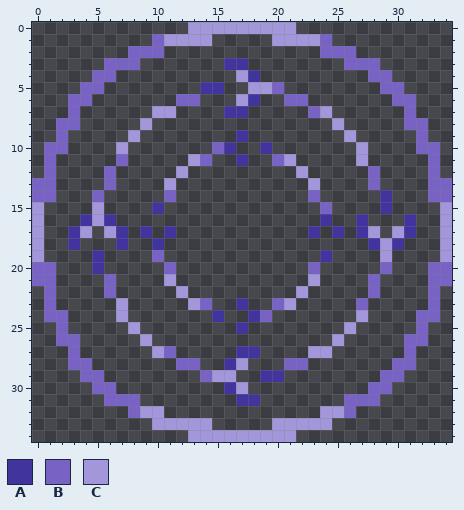
Pixel-art sprite, stored at WardenClass/RuneCircles/CorruptionRuneCircle.png. The picture above is the old version.
The file is 70x70 pixels, drawn in blocks of 2x2; one block is one cell here.
Palette (. is transparent): A #41349c  B #7863c5  C #a396db
Pixels before, first column x 0:
 0 .............CCCCCCCCC.............
 1 ..........BCCCC.....CCCCB..........
 2 ........BBB.............BBB........
 3 ......BBB.......AA........BBB......
 4 .....BB..........CA.........BB.....
 5 ....BB........AA..CCB........BB....
 6 ...BB.......BB...CA..BB.......BB...
 7 ...B......CC....AA.....BC......B...
 8 ..BB.....C...............C.....BB..
 9 ..B.....C........A........C.....B..
10 .BB....C.......BA..A.......C....BB.
11 .B.....B.....CB..A..BC.....C.....B.
12 .B....B.....C.........C.....B....B.
13 BB....B....C...........C....B....BB
14 BB...B.....B...........B.....A...BB
15 C....C....A.............B....A....C
16 C...ACA.................A..A...A..C
17 C..AC.CA.A.A...........A.A.AC.CA..C
18 C..A...A..A.................ACA...C
19 C....A....B.............A....C....C
20 BB...A.....B...........B.....B...BB
21 BB....B....C...........C....B....BB
22 .B....B.....C.........C.....B....B.
23 .B.....C.....CB..A..BC.....B.....B.
24 .BB....C.......A..AB.......C....BB.
25 ..B.....C........A........C.....B..
26 ..BB.....C...............C.....BB..
27 ...B......CB.....AA....CC......B...
28 ...BB.......BB..AC...BB.......BB...
29 ....BB........BCC..AA........BB....
30 .....BB.........AC..........BB.....
31 ......BBB........AA.......BBB......
32 ........BCC.............CCB........
33 ..........CCCCC.....CCCCC..........
34 .............CCCCCCCCC.............
After the commit:
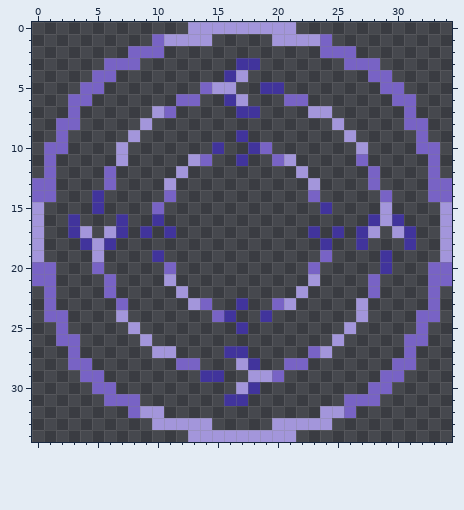
Change:
Changed rows in their new state; - is an unchanged pixel.
first column x 3:
 3 -------------.-A-------------
 4 -------------A-.-------------
 5 -----------BCC-.AA-----------
 6 -------------A-.-------------
 7 --------B----.-A----C--------
10 ------------A.-AB------------
11 ----C-------------------B----
14 --A-----------------------B--
15 --A----B-------------A----C--
16 A...A--A-------------.--.ACA.
18 .ACA.--.-------------A--A...A
19 --C----A-------------B----A--
20 --B-----------------------A--
23 ----B-------------------C----
24 ------------BA-.A------------
27 --------C----A-.----B--------
28 -------------.-A-------------
29 -----------AA.-CCB-----------
30 -------------.-A-------------
31 -------------A-.-------------
Boxes around the changes in both pictures, in picture pixels (x1, y1, x2, y2):
changed: (68, 58, 320, 310)
changed: (320, 154, 416, 310)
changed: (164, 310, 320, 406)
